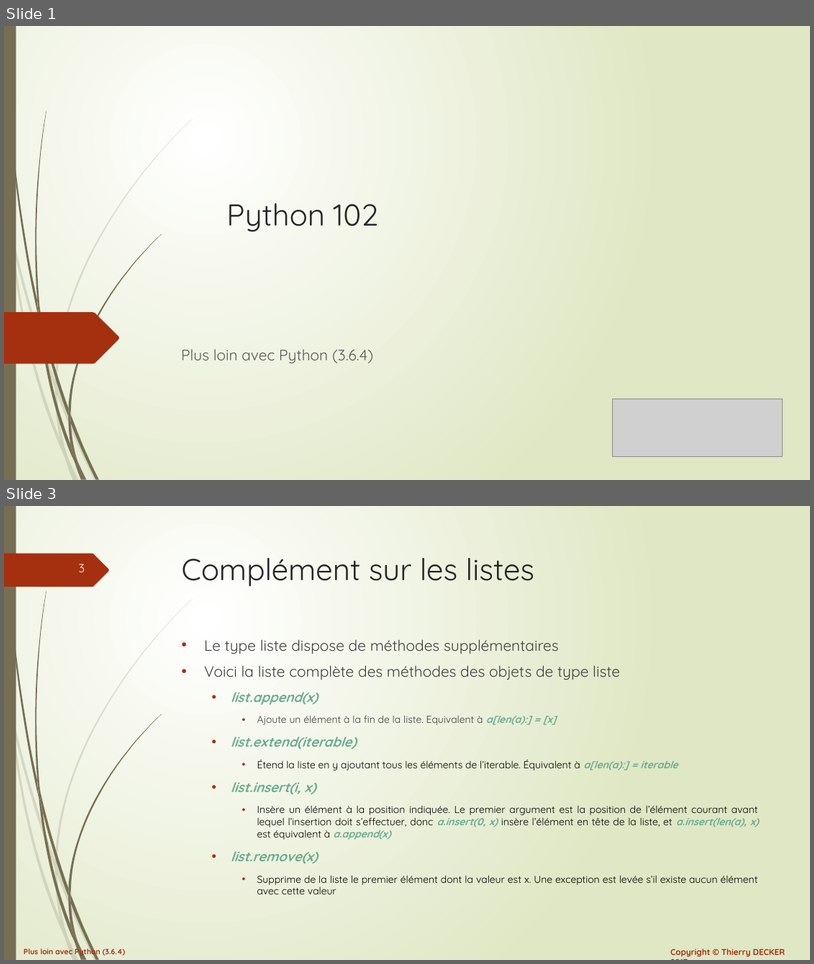
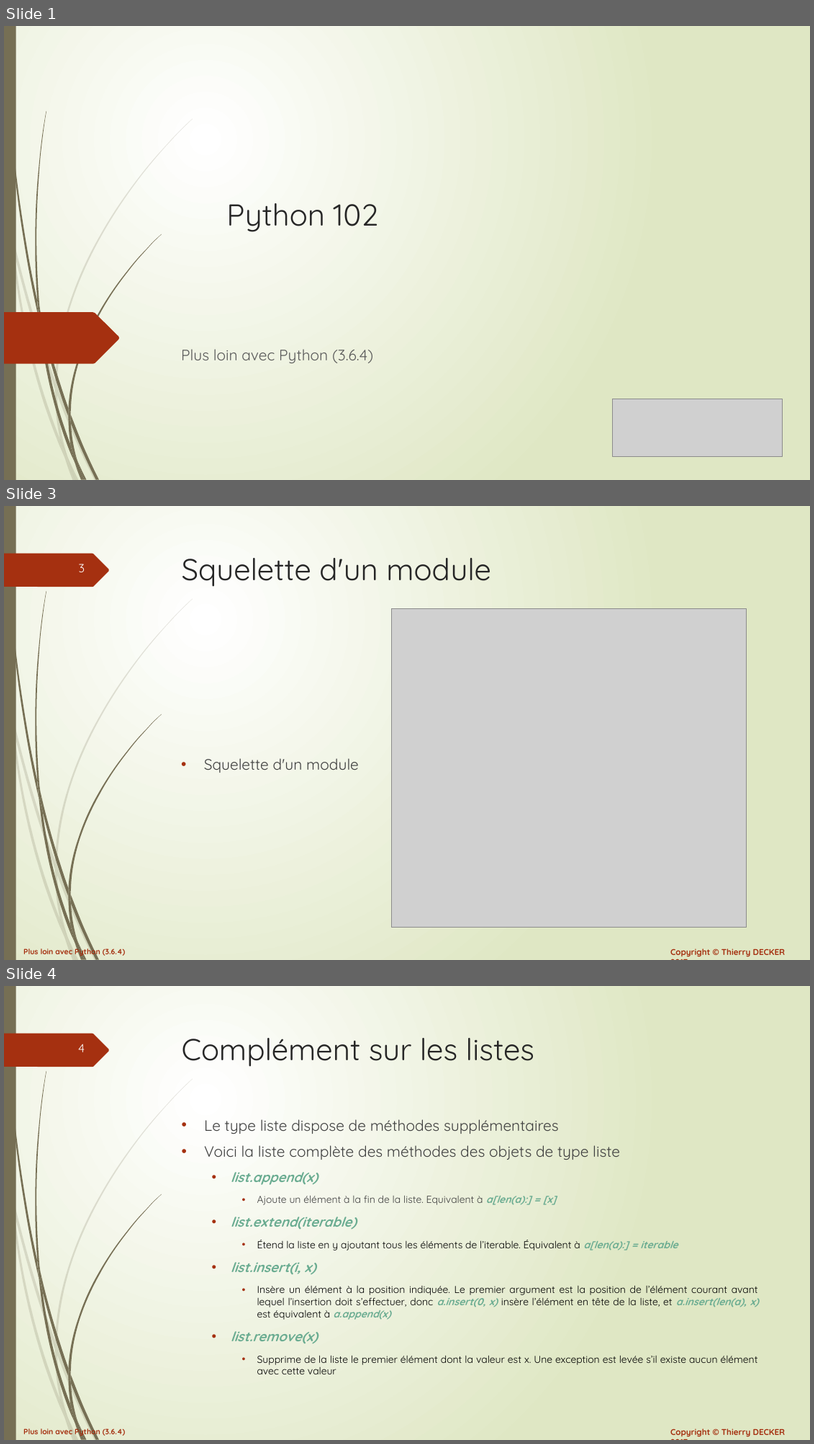
Before and after one commit to VikmanTheRacoon/learning-python, a slide deck: documentations/python-102.pptx. Shown one above the other, each under a label of ours: slides 1 and 3 before the commit, slides 1, 3 and 4 after it; the slides between them are not shown. The pictures are 814x964 and 814x1444 pixels, drawn with LibreOffice and Linux fonts; fonts in the diff are those of the drawing; grey boxes stand for pictures. Boxes give left, top, right and bottom in pixels: in the first picture for what was removed or moved away, otherwise in the second. Text is boxed around its words. In the diff, an @@ line names an element or a change of style, - is before the commit and + after.

```diff
--- a/documentations/python-102.pptx
+++ b/documentations/python-102.pptx
@@ slide 3 added at [4,506,810,960], background gradient #FFFFFF to #DFE8C4; not listed: 27 template elements that a slide beside it also shows @@
@@ title added at [182,558,491,587], 36 pt, text #262626 @@
+Squelette d'un module
@@ picture added at [392,609,748,927] @@
@@ text added at [204,758,359,772], 18 pt, text #404040 @@
+• Squelette d'un module
@@ what was slide 3 is now slide 4 @@
@@ page number at [78,1044,85,1052]: text changed @@
-3
+4
```
Also in this commit, not shown: 1 slide changed, 1 other file.
